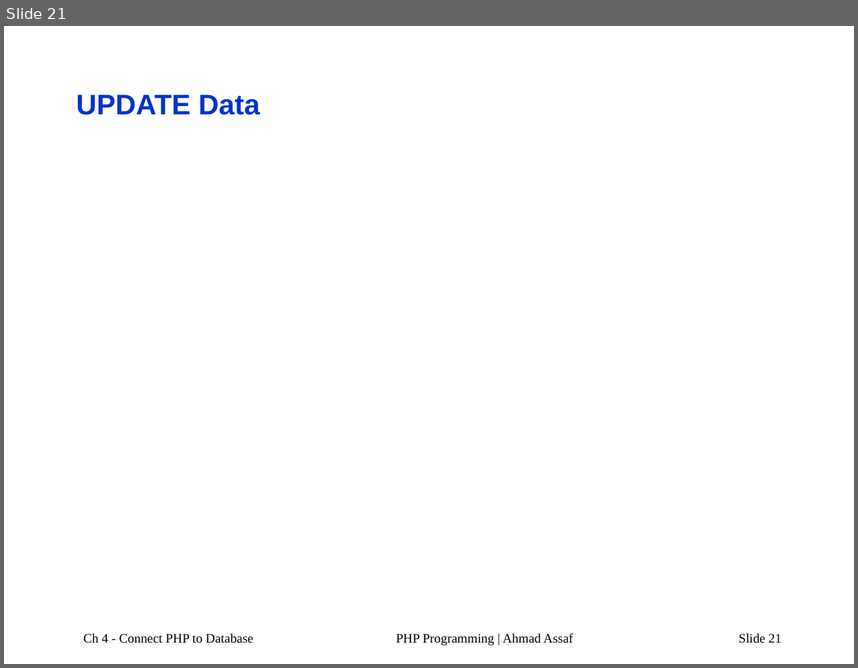
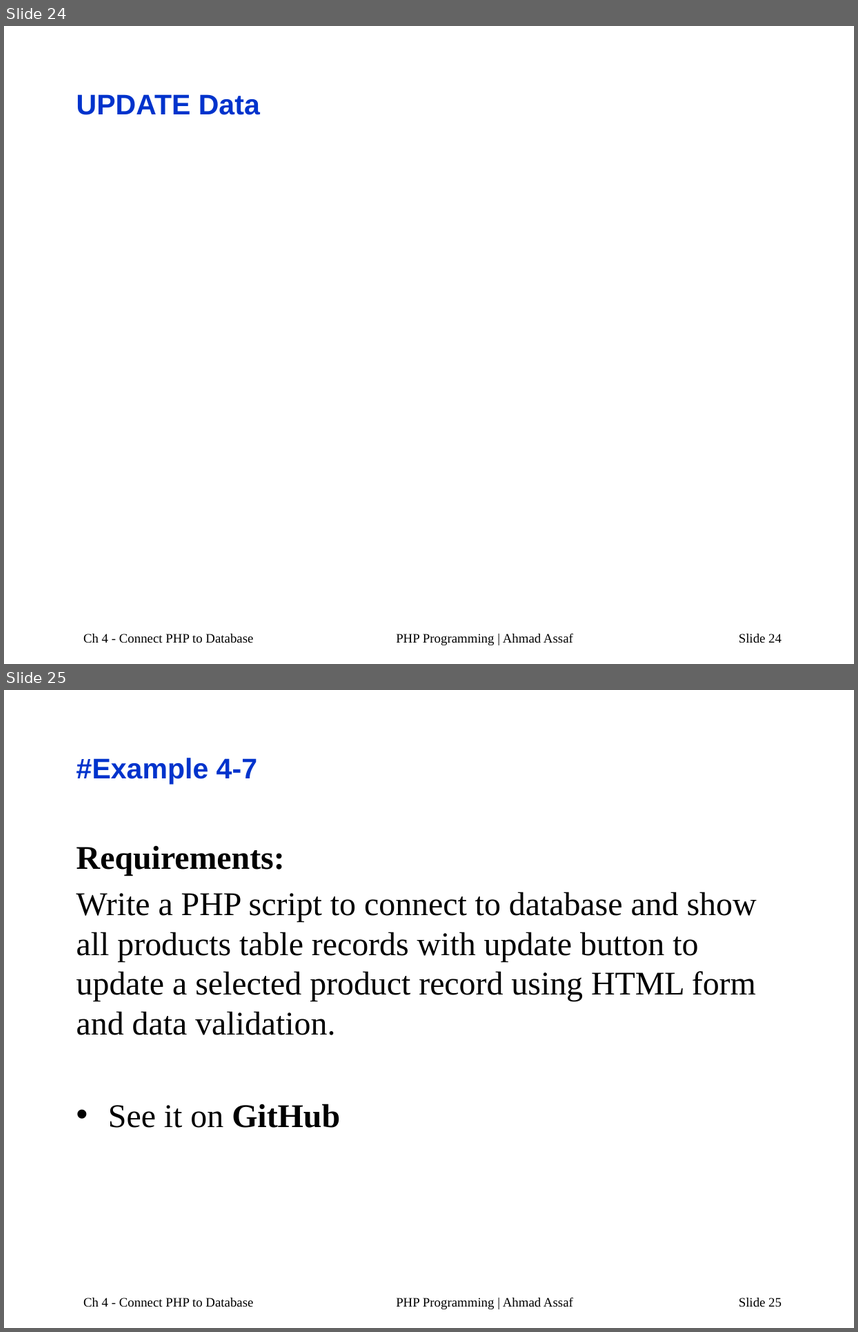
Before and after one commit to AhmadAssafCode/PHP2211, a slide deck: others/PHP-Ch4a.pptx. Shown one above the other, each under a label of ours: slide 21 before the commit, slides 24 and 25 after it. The pictures are 858x668 and 858x1332 pixels, drawn with LibreOffice and Linux fonts; fonts in the diff are those of the drawing. Boxes give left, top, right and bottom in pixels: in the first picture for what was removed or moved away, otherwise in the second. Text is boxed around its words. In the diff, an @@ line names an element or a change of style, - is before the commit and + after.

```diff
--- a/others/PHP-Ch4a.pptx
+++ b/others/PHP-Ch4a.pptx
@@ slide 25 added at bbox=[4, 690, 854, 1328], background #FFFFFF @@
@@ title added at bbox=[76, 758, 257, 784], 24 pt, text #0033CC, bold @@
+#Example 4-7
@@ text added at bbox=[76, 845, 757, 1127], 28 pt, text #000000 @@
+Requirements:
+Write a PHP script to connect to database and show all products table records with update button to update a selected product record using HTML form and data validation.
+• See it on GitHub
@@ text added at bbox=[83, 1297, 253, 1307], 11 pt, text #000000 @@
+Ch 4 - Connect PHP to Database
@@ text added at bbox=[396, 1297, 573, 1309], 11 pt, text #000000 @@
+PHP Programming | Ahmad Assaf
@@ page number added at bbox=[739, 1297, 782, 1307], 11 pt, text #000000 @@
+Slide 25
@@ what was slide 21 is now slide 24 @@
@@ page number at bbox=[739, 633, 782, 643]: text changed @@
-Slide 21
+Slide 24
```
Also in this commit, not shown: 8 slides changed, 6 other slides added, 2 other files.
